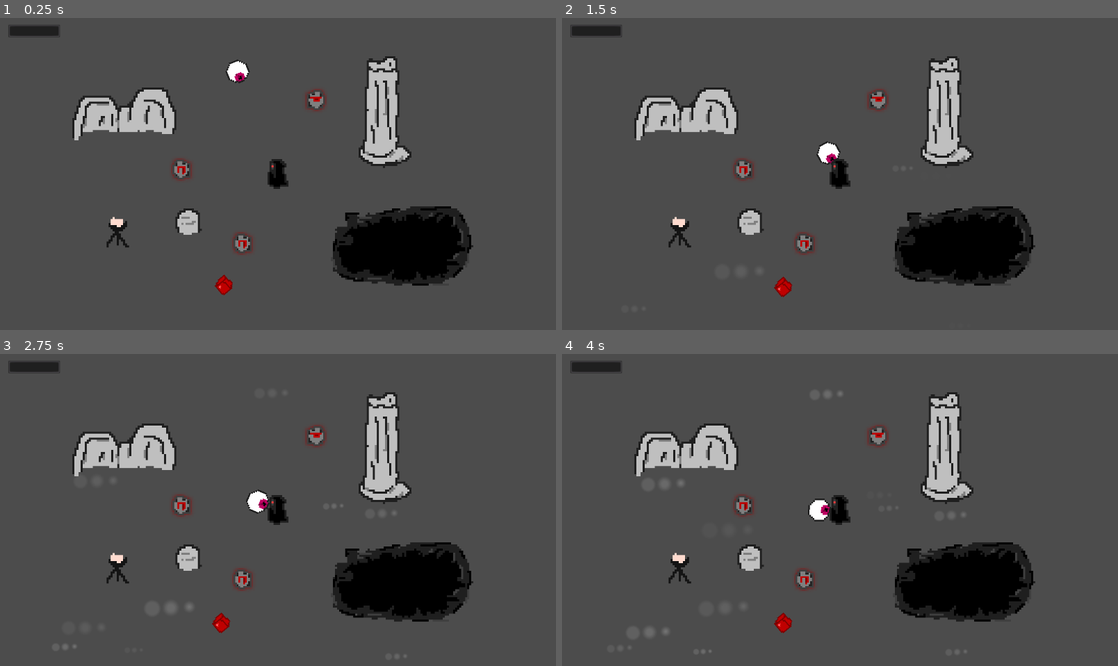
Above: before the commit, frames 1-4 (two rows, left to right).
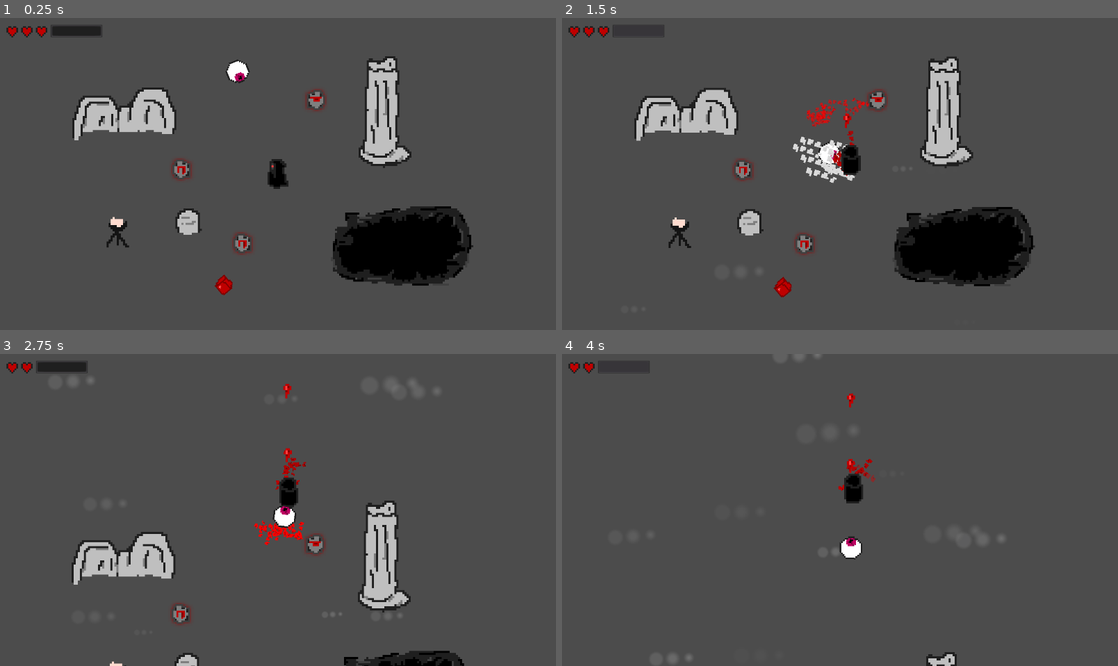
Above: after the commit, the same moments.

Repository: GammaGames/bloodmagic
Game: Godot game, scene res://scenes/Main.tscn
The game is run twice, just before and just after one commit, with the same random seed, the same clock (stepped at 60 frames per second) and the same inputs.
Inputs (mouse positions are in pixels of both pictures, inside the frame that each line leads up to):
- Up to frame 1 (0.25 s): no input
- Up to frame 2 (1.5 s): move the mouse to (867, 174) at 0.52 s; hold Space (key_use) 0.53-1.28 s; hold Up (ui_up) from 0.53 s (still down); move the mouse to (812, 174) at 1.27 s; tap Space (key_use) at 1.35 s
- Up to frame 3 (2.75 s): keep holding Up (ui_up); move the mouse to (289, 503) at 2.02 s; hold Space (key_use) from 2.03 s (still down)
- Up to frame 4 (4 s): keep holding Up (ui_up); move the mouse to (834, 516) at 2.77 s; release Space (key_use) at 2.78 s; tap Space (key_use) at 2.85 s; move the mouse to (878, 513) at 3.52 s; hold Space (key_use) from 3.53 s (still down)

The runs differ from the first frame. In frame 1, 0.5% of the frame differs, in the area x 1-19%, y 2-7%; in frame 2, 2.6%; in frame 3, 16%, in the area x 1-86%, y 2-100%; in frame 4, 12%.
Error before the commit: Parse Error: The method "hit_loop" isn't declared in the current class. (res://assets/scripts/Player.gd:38)

Commit message:
add time dilation singleton, slow down time when you get hit at low health

Diff:
--- a/assets/scripts/Player.gd
+++ b/assets/scripts/Player.gd
@@ -8,8 +8,7 @@
 enum STATES {
     IDLE,
     MOVE,
-    SHOOT,
-    HIT
+    SHOOT
 }
 
 var state = STATES.IDLE
@@ -34,9 +33,8 @@
             movement_loop(delta)
         STATES.SHOOT:
             shoot_loop(delta)
-        STATES.HIT:
-            hit_loop(delta)
 
+    idle_health_loop(delta)
     anim_loop(delta)
 
 func controls_loop(delta):
@@ -69,6 +67,11 @@
             health -= weapon.cost
             update_gui()
 
+func idle_health_loop(delta):
+    if !hitstun and health < 5:
+        # health += 0.01
+        update_gui()
+
 func heal(item):
     health += item.amount
     update_gui()
@@ -80,11 +83,14 @@
         $HurtParticles.rotation = knock_dir.angle() - PI
         $HurtParticles.restart()
 
-        $Hitstun.interpolate_property(self, "knock_speed", knock_speed, 250, 0.3, Tween.TRANS_QUART, Tween.EASE_OUT)
+        $Hitstun.interpolate_property(self, "knock_speed", knock_speed, 200, 0.3, Tween.TRANS_QUART, Tween.EASE_OUT)
         $Hitstun.start()
 
         $Camera2D.shake(0.3, 50, 10)
         health -= item.damage
+        if health < 1.5:
+            Time.slow_motion(0.3)
+
         update_gui()
 
 func anim_switch(anim):
@@ -125,4 +131,5 @@
     hitstun = true
 
 func end_knockback(object, key):
+    knock_speed = 0
     hitstun = false
--- /dev/null
+++ b/assets/scripts/engine/Time.gd
@@ -0,0 +1,19 @@
+extends Node
+
+var slowTween
+var slowTime = 0
+
+func _ready():
+    slowTween = Tween.new()
+    add_child(slowTween)
+
+func slow_motion(time):
+    slowTime = time
+    slowTween.connect("tween_completed", self, "end_tween")
+    slowTween.interpolate_property(Engine, "time_scale", 1, 0.3, slowTime * 2/6, Tween.TRANS_QUART, Tween.EASE_OUT)
+    slowTween.start()
+
+func end_tween(object, key):
+    slowTween.disconnect("tween_completed", self, "end_tween")
+    slowTween.interpolate_property(Engine, "time_scale", 0.3, 1, slowTime * 1/6, Tween.TRANS_QUART, Tween.EASE_IN)
+    slowTween.start()
--- a/assets/scripts/weapons/Bullet.gd
+++ b/assets/scripts/weapons/Bullet.gd
@@ -46,6 +46,7 @@
     if body.is_in_group("world"):
         penetration -= 1
 
+# TODO? use CollisionShape2D
 func disable():
     disconnect("body_shape_entered", self, "_on_body_shape_entered")
 
--- a/project.godot
+++ b/project.godot
@@ -17,6 +17,7 @@
 [autoload]
 
 dir="*res://assets/scripts/engine/directions.gd"
+Time="*res://assets/scripts/engine/Time.gd"
 
 [display]
 
--- a/scenes/Player.tscn
+++ b/scenes/Player.tscn
@@ -106,251 +106,251 @@
 anim_loop = false
 _sections_unfolded = [ "Initial Velocity" ]
 
-[sub_resource type="Animation" id=7]
-
-length = 0.6
-loop = true
-step = 0.3
-tracks/0/type = "value"
-tracks/0/path = NodePath("Sprite:frame")
-tracks/0/interp = 1
-tracks/0/loop_wrap = true
-tracks/0/imported = false
-tracks/0/enabled = true
-tracks/0/keys = {
-"times": PoolRealArray( 0, 0.3 ),
-"transitions": PoolRealArray( 1, 1 ),
-"update": 1,
-"values": [ 0, 1 ]
-}
-tracks/1/type = "value"
-tracks/1/path = NodePath("Sprite:flip_h")
-tracks/1/interp = 1
-tracks/1/loop_wrap = true
-tracks/1/imported = false
-tracks/1/enabled = true
-tracks/1/keys = {
-"times": PoolRealArray( 0 ),
-"transitions": PoolRealArray( 1 ),
-"update": 1,
-"values": [ false ]
-}
-
-[sub_resource type="Animation" id=8]
-
-length = 0.6
-loop = true
-step = 0.3
-tracks/0/type = "value"
-tracks/0/path = NodePath("Sprite:frame")
-tracks/0/interp = 1
-tracks/0/loop_wrap = true
-tracks/0/imported = false
-tracks/0/enabled = true
-tracks/0/keys = {
-"times": PoolRealArray( 0, 0.3 ),
-"transitions": PoolRealArray( 1, 1 ),
-"update": 1,
-"values": [ 6, 7 ]
-}
-tracks/1/type = "value"
-tracks/1/path = NodePath("Sprite:flip_h")
-tracks/1/interp = 1
-tracks/1/loop_wrap = true
-tracks/1/imported = false
-tracks/1/enabled = true
-tracks/1/keys = {
-"times": PoolRealArray( 0 ),
-"transitions": PoolRealArray( 1 ),
-"update": 1,
-"values": [ true ]
-}
-
-[sub_resource type="Animation" id=9]
-
-length = 0.6
-loop = true
-step = 0.3
-tracks/0/type = "value"
-tracks/0/path = NodePath("Sprite:frame")
-tracks/0/interp = 1
-tracks/0/loop_wrap = true
-tracks/0/imported = false
-tracks/0/enabled = true
-tracks/0/keys = {
-"times": PoolRealArray( 0, 0.3 ),
-"transitions": PoolRealArray( 1, 1 ),
-"update": 1,
-"values": [ 6, 7 ]
-}
-tracks/1/type = "value"
-tracks/1/path = NodePath("Sprite:flip_h")
-tracks/1/interp = 1
-tracks/1/loop_wrap = true
-tracks/1/imported = false
-tracks/1/enabled = true
-tracks/1/keys = {
-"times": PoolRealArray( 0 ),
-"transitions": PoolRealArray( 1 ),
-"update": 1,
-"values": [ false ]
-}
-
-[sub_resource type="Animation" id=10]
-
-length = 0.6
-loop = true
-step = 0.3
-tracks/0/type = "value"
-tracks/0/path = NodePath("Sprite:frame")
-tracks/0/interp = 1
-tracks/0/loop_wrap = true
-tracks/0/imported = false
-tracks/0/enabled = true
-tracks/0/keys = {
-"times": PoolRealArray( 0, 0.3 ),
-"transitions": PoolRealArray( 1, 1 ),
-"update": 1,
-"values": [ 2, 3 ]
-}
-tracks/1/type = "value"
-tracks/1/path = NodePath("Sprite:flip_h")
-tracks/1/interp = 1
-tracks/1/loop_wrap = true
-tracks/1/imported = false
-tracks/1/enabled = true
-tracks/1/keys = {
-"times": PoolRealArray( 0 ),
-"transitions": PoolRealArray( 1 ),
-"update": 1,
-"values": [ true ]
-}
-
-[sub_resource type="Animation" id=11]
-
-length = 0.6
-loop = true
-step = 0.3
-tracks/0/type = "value"
-tracks/0/path = NodePath("Sprite:frame")
-tracks/0/interp = 1
-tracks/0/loop_wrap = true
-tracks/0/imported = false
-tracks/0/enabled = true
-tracks/0/keys = {
-"times": PoolRealArray( 0, 0.3 ),
-"transitions": PoolRealArray( 1, 1 ),
-"update": 1,
-"values": [ 2, 3 ]
-}
-tracks/1/type = "value"
-tracks/1/path = NodePath("Sprite:flip_h")
-tracks/1/interp = 1
-tracks/1/loop_wrap = true
-tracks/1/imported = false
-tracks/1/enabled = true
-tracks/1/keys = {
-"times": PoolRealArray( 0 ),
-"transitions": PoolRealArray( 1 ),
-"update": 1,
-"values": [ false ]
-}
-
-[sub_resource type="Animation" id=12]
-
-length = 0.6
-loop = true
-step = 0.3
-tracks/0/type = "value"
-tracks/0/path = NodePath("Sprite:frame")
-tracks/0/interp = 1
-tracks/0/loop_wrap = true
-tracks/0/imported = false
-tracks/0/enabled = true
-tracks/0/keys = {
-"times": PoolRealArray( 0, 0.3 ),
-"transitions": PoolRealArray( 1, 1 ),
-"update": 1,
-"values": [ 4, 5 ]
-}
-tracks/1/type = "value"
-tracks/1/path = NodePath("Sprite:flip_h")
-tracks/1/interp = 1
-tracks/1/loop_wrap = true
-tracks/1/imported = false
-tracks/1/enabled = true
-tracks/1/keys = {
-"times": PoolRealArray( 0 ),
-"transitions": PoolRealArray( 1 ),
-"update": 1,
-"values": [ false ]
-}
-
-[sub_resource type="Animation" id=13]
-
-length = 0.6
-loop = true
-step = 0.3
-tracks/0/type = "value"
-tracks/0/path = NodePath("Sprite:frame")
-tracks/0/interp = 1
-tracks/0/loop_wrap = true
-tracks/0/imported = false
-tracks/0/enabled = true
-tracks/0/keys = {
-"times": PoolRealArray( 0, 0.3 ),
-"transitions": PoolRealArray( 1, 1 ),
-"update": 1,
-"values": [ 8, 9 ]
-}
-tracks/1/type = "value"
-tracks/1/path = NodePath("Sprite:flip_h")
-tracks/1/interp = 1
-tracks/1/loop_wrap = true
-tracks/1/imported = false
-tracks/1/enabled = true
-tracks/1/keys = {
-"times": PoolRealArray( 0 ),
-"transitions": PoolRealArray( 1 ),
-"update": 1,
-"values": [ true ]
-}
-
-[sub_resource type="Animation" id=14]
-
-length = 0.6
-loop = true
-step = 0.3
-tracks/0/type = "value"
-tracks/0/path = NodePath("Sprite:frame")
-tracks/0/interp = 1
-tracks/0/loop_wrap = true
-tracks/0/imported = false
-tracks/0/enabled = true
-tracks/0/keys = {
-"times": PoolRealArray( 0, 0.3 ),
-"transitions": PoolRealArray( 1, 1 ),
-"update": 1,
-"values": [ 8, 9 ]
-}
-tracks/1/type = "value"
-tracks/1/path = NodePath("Sprite:flip_h")
-tracks/1/interp = 1
-tracks/1/loop_wrap = true
-tracks/1/imported = false
-tracks/1/enabled = true
-tracks/1/keys = {
-"times": PoolRealArray( 0 ),
-"transitions": PoolRealArray( 1 ),
-"update": 1,
-"values": [ false ]
-}
-
-[sub_resource type="CapsuleShape2D" id=15]
+[sub_resource type="CapsuleShape2D" id=7]
 
 custom_solver_bias = 0.0
 radius = 5.0
 height = 4.0
+
+[sub_resource type="Animation" id=8]
+
+length = 0.6
+loop = true
+step = 0.3
+tracks/0/type = "value"
+tracks/0/path = NodePath("Sprite:frame")
+tracks/0/interp = 1
+tracks/0/loop_wrap = true
+tracks/0/imported = false
+tracks/0/enabled = true
+tracks/0/keys = {
+"times": PoolRealArray( 0, 0.3 ),
+"transitions": PoolRealArray( 1, 1 ),
+"update": 1,
+"values": [ 0, 1 ]
+}
+tracks/1/type = "value"
+tracks/1/path = NodePath("Sprite:flip_h")
+tracks/1/interp = 1
+tracks/1/loop_wrap = true
+tracks/1/imported = false
+tracks/1/enabled = true
+tracks/1/keys = {
+"times": PoolRealArray( 0 ),
+"transitions": PoolRealArray( 1 ),
+"update": 1,
+"values": [ false ]
+}
+
+[sub_resource type="Animation" id=9]
+
+length = 0.6
+loop = true
+step = 0.3
+tracks/0/type = "value"
+tracks/0/path = NodePath("Sprite:frame")
+tracks/0/interp = 1
+tracks/0/loop_wrap = true
+tracks/0/imported = false
+tracks/0/enabled = true
+tracks/0/keys = {
+"times": PoolRealArray( 0, 0.3 ),
+"transitions": PoolRealArray( 1, 1 ),
+"update": 1,
+"values": [ 6, 7 ]
+}
+tracks/1/type = "value"
+tracks/1/path = NodePath("Sprite:flip_h")
+tracks/1/interp = 1
+tracks/1/loop_wrap = true
+tracks/1/imported = false
+tracks/1/enabled = true
+tracks/1/keys = {
+"times": PoolRealArray( 0 ),
+"transitions": PoolRealArray( 1 ),
+"update": 1,
+"values": [ true ]
+}
+
+[sub_resource type="Animation" id=10]
+
+length = 0.6
+loop = true
+step = 0.3
+tracks/0/type = "value"
+tracks/0/path = NodePath("Sprite:frame")
+tracks/0/interp = 1
+tracks/0/loop_wrap = true
+tracks/0/imported = false
+tracks/0/enabled = true
+tracks/0/keys = {
+"times": PoolRealArray( 0, 0.3 ),
+"transitions": PoolRealArray( 1, 1 ),
+"update": 1,
+"values": [ 6, 7 ]
+}
+tracks/1/type = "value"
+tracks/1/path = NodePath("Sprite:flip_h")
+tracks/1/interp = 1
+tracks/1/loop_wrap = true
+tracks/1/imported = false
+tracks/1/enabled = true
+tracks/1/keys = {
+"times": PoolRealArray( 0 ),
+"transitions": PoolRealArray( 1 ),
+"update": 1,
+"values": [ false ]
+}
+
+[sub_resource type="Animation" id=11]
+
+length = 0.6
+loop = true
+step = 0.3
+tracks/0/type = "value"
+tracks/0/path = NodePath("Sprite:frame")
+tracks/0/interp = 1
+tracks/0/loop_wrap = true
+tracks/0/imported = false
+tracks/0/enabled = true
+tracks/0/keys = {
+"times": PoolRealArray( 0, 0.3 ),
+"transitions": PoolRealArray( 1, 1 ),
+"update": 1,
+"values": [ 2, 3 ]
+}
+tracks/1/type = "value"
+tracks/1/path = NodePath("Sprite:flip_h")
+tracks/1/interp = 1
+tracks/1/loop_wrap = true
+tracks/1/imported = false
+tracks/1/enabled = true
+tracks/1/keys = {
+"times": PoolRealArray( 0 ),
+"transitions": PoolRealArray( 1 ),
+"update": 1,
+"values": [ true ]
+}
+
+[sub_resource type="Animation" id=12]
+
+length = 0.6
+loop = true
+step = 0.3
+tracks/0/type = "value"
+tracks/0/path = NodePath("Sprite:frame")
+tracks/0/interp = 1
+tracks/0/loop_wrap = true
+tracks/0/imported = false
+tracks/0/enabled = true
+tracks/0/keys = {
+"times": PoolRealArray( 0, 0.3 ),
+"transitions": PoolRealArray( 1, 1 ),
+"update": 1,
+"values": [ 2, 3 ]
+}
+tracks/1/type = "value"
+tracks/1/path = NodePath("Sprite:flip_h")
+tracks/1/interp = 1
+tracks/1/loop_wrap = true
+tracks/1/imported = false
+tracks/1/enabled = true
+tracks/1/keys = {
+"times": PoolRealArray( 0 ),
+"transitions": PoolRealArray( 1 ),
+"update": 1,
+"values": [ false ]
+}
+
+[sub_resource type="Animation" id=13]
+
+length = 0.6
+loop = true
+step = 0.3
+tracks/0/type = "value"
+tracks/0/path = NodePath("Sprite:frame")
+tracks/0/interp = 1
+tracks/0/loop_wrap = true
+tracks/0/imported = false
+tracks/0/enabled = true
+tracks/0/keys = {
+"times": PoolRealArray( 0, 0.3 ),
+"transitions": PoolRealArray( 1, 1 ),
+"update": 1,
+"values": [ 4, 5 ]
+}
+tracks/1/type = "value"
+tracks/1/path = NodePath("Sprite:flip_h")
+tracks/1/interp = 1
+tracks/1/loop_wrap = true
+tracks/1/imported = false
+tracks/1/enabled = true
+tracks/1/keys = {
+"times": PoolRealArray( 0 ),
+"transitions": PoolRealArray( 1 ),
+"update": 1,
+"values": [ false ]
+}
+
+[sub_resource type="Animation" id=14]
+
+length = 0.6
+loop = true
+step = 0.3
+tracks/0/type = "value"
+tracks/0/path = NodePath("Sprite:frame")
+tracks/0/interp = 1
+tracks/0/loop_wrap = true
+tracks/0/imported = false
+tracks/0/enabled = true
+tracks/0/keys = {
+"times": PoolRealArray( 0, 0.3 ),
+"transitions": PoolRealArray( 1, 1 ),
+"update": 1,
+"values": [ 8, 9 ]
+}
+tracks/1/type = "value"
+tracks/1/path = NodePath("Sprite:flip_h")
+tracks/1/interp = 1
+tracks/1/loop_wrap = true
+tracks/1/imported = false
+tracks/1/enabled = true
+tracks/1/keys = {
+"times": PoolRealArray( 0 ),
+"transitions": PoolRealArray( 1 ),
+"update": 1,
+"values": [ true ]
+}
+
+[sub_resource type="Animation" id=15]
+
+length = 0.6
+loop = true
+step = 0.3
+tracks/0/type = "value"
+tracks/0/path = NodePath("Sprite:frame")
+tracks/0/interp = 1
+tracks/0/loop_wrap = true
+tracks/0/imported = false
+tracks/0/enabled = true
+tracks/0/keys = {
+"times": PoolRealArray( 0, 0.3 ),
+"transitions": PoolRealArray( 1, 1 ),
+"update": 1,
+"values": [ 8, 9 ]
+}
+tracks/1/type = "value"
+tracks/1/path = NodePath("Sprite:flip_h")
+tracks/1/interp = 1
+tracks/1/loop_wrap = true
+tracks/1/imported = false
+tracks/1/enabled = true
+tracks/1/keys = {
+"times": PoolRealArray( 0 ),
+"transitions": PoolRealArray( 1 ),
+"update": 1,
+"values": [ false ]
+}
 
 [sub_resource type="CapsuleShape2D" id=16]
 
@@ -429,25 +429,32 @@
 v_frames = 1
 _sections_unfolded = [ "Drawing", "Process Material", "Textures", "Time", "Transform" ]
 
-[node name="AnimationPlayer" type="AnimationPlayer" parent="." index="3"]
+[node name="CollisionShape2D" type="CollisionShape2D" parent="." index="3"]
+
+visible = false
+scale = Vector2( 6, 6 )
+shape = SubResource( 7 )
+_sections_unfolded = [ "Transform" ]
+
+[node name="AnimationPlayer" type="AnimationPlayer" parent="." index="4"]
 
 root_node = NodePath("..")
 autoplay = ""
 playback_process_mode = 1
 playback_default_blend_time = 0.0
 playback_speed = 1.0
-anims/walk_down = SubResource( 7 )
-anims/walk_down_left = SubResource( 8 )
-anims/walk_down_right = SubResource( 9 )
-anims/walk_left = SubResource( 10 )
-anims/walk_right = SubResource( 11 )
-anims/walk_up = SubResource( 12 )
-anims/walk_up_left = SubResource( 13 )
-anims/walk_up_right = SubResource( 14 )
+anims/walk_down = SubResource( 8 )
+anims/walk_down_left = SubResource( 9 )
+anims/walk_down_right = SubResource( 10 )
+anims/walk_left = SubResource( 11 )
+anims/walk_right = SubResource( 12 )
+anims/walk_up = SubResource( 13 )
+anims/walk_up_left = SubResource( 14 )
+anims/walk_up_right = SubResource( 15 )
 blend_times = [  ]
 _sections_unfolded = [ "Playback Options" ]
 
-[node name="Tween" type="Tween" parent="." index="4"]
+[node name="Tween" type="Tween" parent="." index="5"]
 
 repeat = false
 playback_process_mode = 1
@@ -455,13 +462,6 @@
 playback/active = false
 playback/repeat = false
 playback/speed = 1.0
-
-[node name="CollisionShape2D" type="CollisionShape2D" parent="." index="5"]
-
-visible = false
-scale = Vector2( 6, 6 )
-shape = SubResource( 15 )
-_sections_unfolded = [ "Transform" ]
 
 [node name="Hitstun" type="Tween" parent="." index="6"]
 
